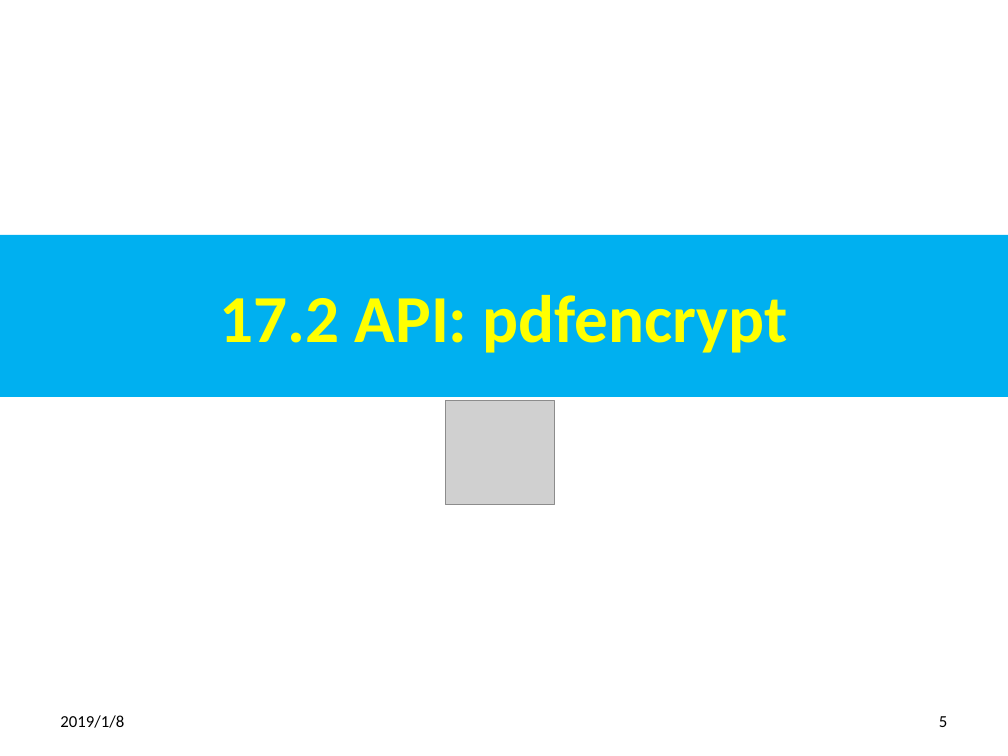
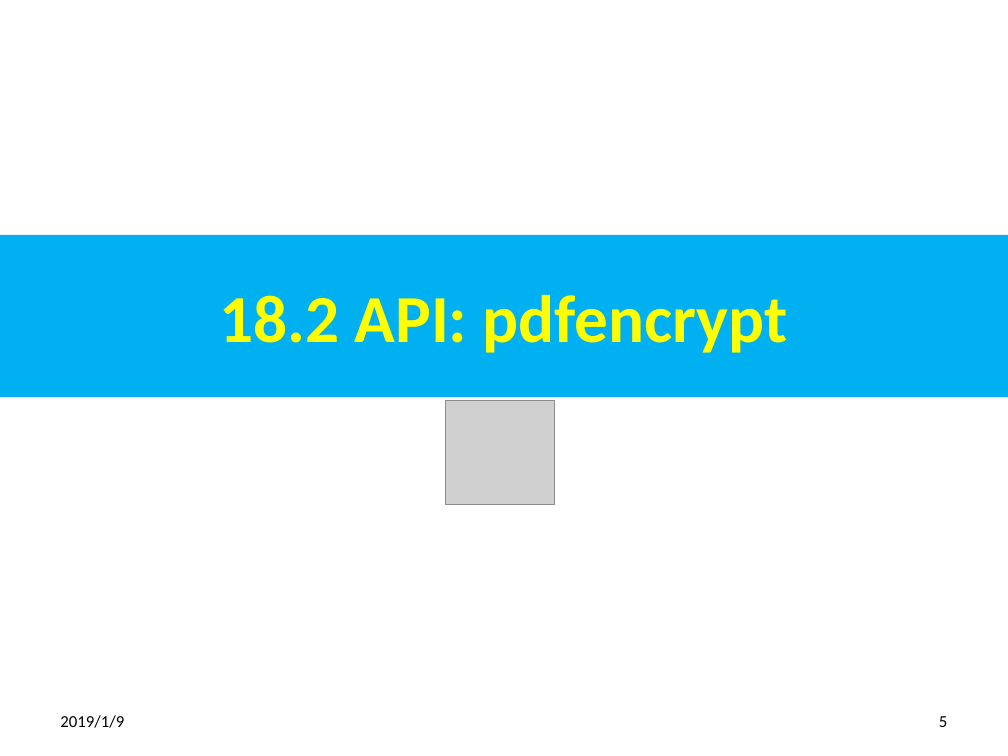
Before and after one commit to peterhchen/100-jasper-report-api-6.7.0, a slide deck: slide 5 of 15_Ch18_API_p.pptx. Drawn at 1008x756 pixels with LibreOffice and Linux fonts; fonts in the diff are those of the drawing; grey boxes stand for pictures. Boxes give left, top, right and bottom in pixels: in the first picture for what was removed or moved away, otherwise in the second. Text is boxed around its words. In the diff, an @@ line names an element or a change of style, - is before the commit and + after.

```diff
--- a/15_Ch18_API_p.pptx
+++ b/15_Ch18_API_p.pptx
@@ title at [220, 295, 788, 353]: text changed @@
-17.2 API: pdfencrypt
+18.2 API: pdfencrypt
@@ text at [60, 715, 124, 728]: text changed @@
-2019/1/8
+2019/1/9
```
Also in this commit, not shown: 8 other slides changed, 9 other files.
